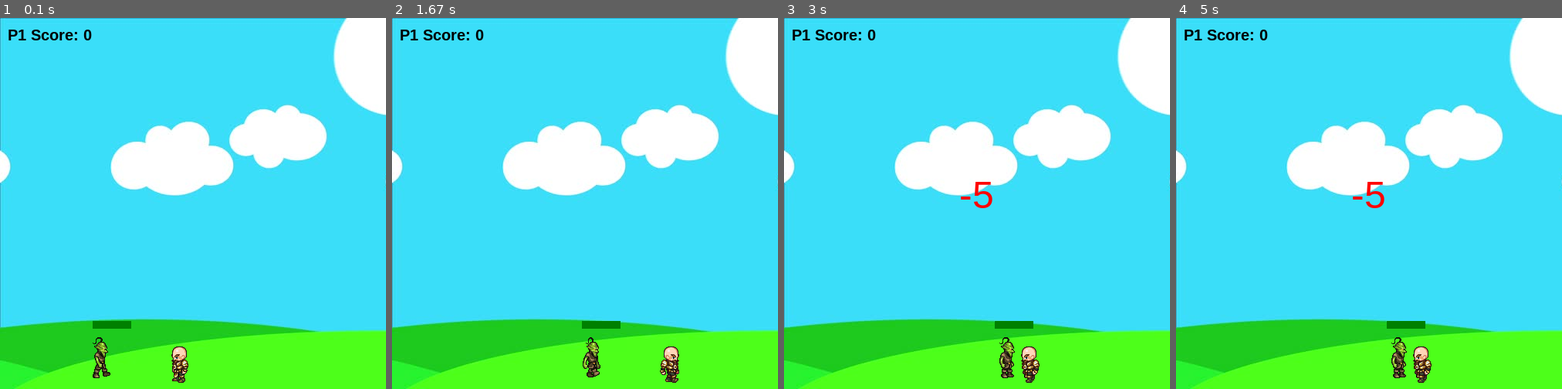
Above: before the commit, frames 1-4 (left to right).
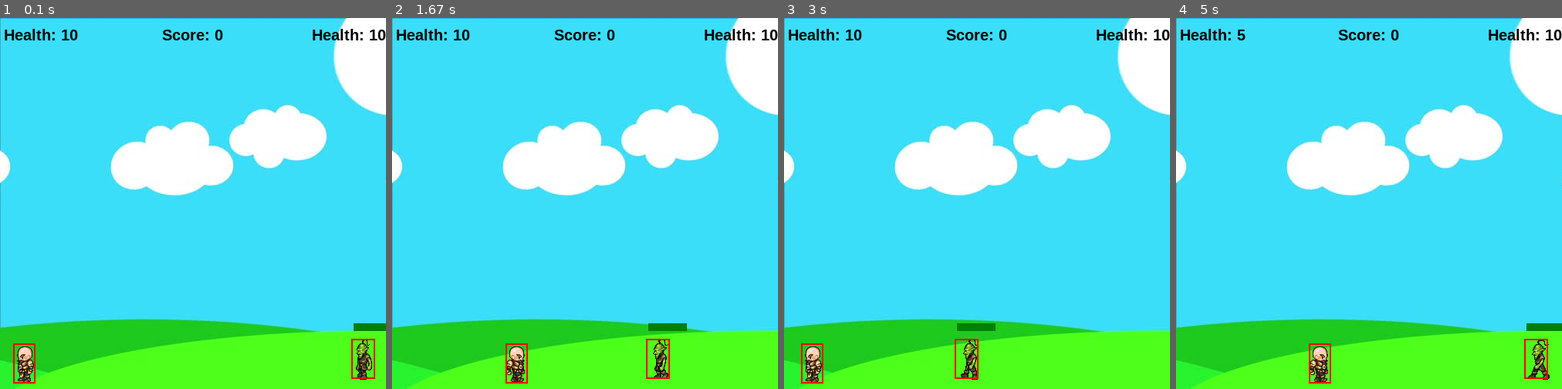
Above: after the commit, the same moments.

Repository: Ch4uwa/pyGame
Game: pygame game, started from game_1/game_1.py
Two runs of this game, one before a commit and one after it. Both use one fixed random seed, a clock stepped at 60 frames per second and the inputs below.
Inputs:
- Up to frame 1 (0.1 s): no input
- Up to frame 2 (1.67 s): hold Right 0.33-0.8 s; hold Up 0.83-1.13 s; hold Right 1.17-1.63 s
- Up to frame 3 (3 s): hold Left 1.67-2.2 s; hold Left 2.23-2.63 s; tap Space at 2.67 s
- Up to frame 4 (5 s): hold Up 3-3.37 s; hold Right 3.4-4.03 s; hold Left 4.07-4.53 s; hold Right from 4.57 s (still down)

The runs differ from the first frame. In frame 1, 2.8% of the frame differs, in the area x 1-100%, y 2-99%; in frame 2, 2.8%; in frame 3, 3.0%; in frame 4, 3.0%.

Commit message:
update sync

Diff:
--- a/game_1/game_1.py
+++ b/game_1/game_1.py
@@ -1,4 +1,5 @@
 import pygame
+import random
 pygame.init()
 
 
@@ -22,6 +23,7 @@
 
 
 class player:
+
     walkRight = [pygame.image.load('res/player/R1.png'),
                  pygame.image.load('res/player/R2.png'),
                  pygame.image.load('res/player/R3.png'),
@@ -43,6 +45,7 @@
                 pygame.image.load('res/player/L9.png')]
 
     def __init__(self, pos_x, pos_y, width, height):
+        self.name = "Berra"
         self.width = width
         self.height = height
         self.pos_x = pos_x
@@ -55,46 +58,67 @@
         self.jumpHight = 10
         self.standing = True
         self.hitbox = (self.pos_x + 17, self.pos_y + 11, 29, 52)
-
-    score = 0
-
-    def hit(self):
-        self.pos_x = 60
+        self.dead = False
+        self.health = 10
+
+    def resetPos(self):
+        self.pos_x = (0 + self.width / 2)
         self.pos_y = 410
         self.walkCount = 0
+
+    def hit(self):
         font1 = pygame.font.SysFont("arial", 50)
         text = font1.render("-5", 1, (255, 0, 0))
         window.blit(text, (250 - (text.get_width() / 2), 200))
         pygame.display.update()
-        i = 0
-        while i < 300:
-            pygame.time.delay(10)
-            i += 1
-            for event in pygame.event.get():
-                if event.type == pygame.QUIT:
-                    i = 301
-                    pygame.quit()
+        enemies[0].resetPos()
+        self.health -= 5
+        pygame.time.wait(500)
+
+        if self.health <= 0:
+            self.dead = True
+            self.text1 = font1.render("GAME OVER!", 1, (255, 0, 0))
+            window.blit(self.text1, ((screen_width / 2) -
+                                     (self.text1.get_width() / 2),
+                                     (screen_height / 2)))
+            pygame.display.update()
+            save("savedgame.txt")
+            pygame.time.wait(2000)
+            self.health = 10
+            self.resetPos()
+            self.walkCount = 0
+            self.dead = False
+            enemies[0].resetPos()
+            enemies[0].vel = 3
 
     def draw(self, window):
-        if self.walkCount + 1 >= 27:
-            self.walkCount = 0
-
-        if not(self.standing):
-            if self.left:
-                window.blit(self.walkLeft[self.walkCount // 3],
-                            (self.pos_x, self.pos_y))
-                self.walkCount += 1
-            elif self.right:
-                window.blit(self.walkRight[self.walkCount // 3],
-                            (self.pos_x, self.pos_y))
-                self.walkCount += 1
-        else:
-            if self.right:
-                window.blit(self.walkRight[0], (self.pos_x, self.pos_y))
+        if not self.dead:
+            if self.walkCount + 1 >= 27:
+                self.walkCount = 0
+
+            if not(self.standing):
+                if self.left:
+                    window.blit(self.walkLeft[self.walkCount // 3],
+                                (self.pos_x, self.pos_y))
+                    self.walkCount += 1
+                elif self.right:
+                    window.blit(self.walkRight[self.walkCount // 3],
+                                (self.pos_x, self.pos_y))
+                    self.walkCount += 1
             else:
-                window.blit(self.walkLeft[0], (self.pos_x, self.pos_y))
-        self.hitbox = (self.pos_x + 17, self.pos_y + 11, 29, 52)
-        # pygame.draw.rect(window, (255, 0, 0), self.hitbox, 2)
+                if self.right:
+                    window.blit(self.walkRight[0], (self.pos_x, self.pos_y))
+                else:
+                    window.blit(self.walkLeft[0], (self.pos_x, self.pos_y))
+
+            self.hitbox = (self.pos_x + 17, self.pos_y + 11, 29, 52)
+            pygame.draw.rect(window, (255, 0, 0), self.hitbox, 2)
+
+
+def save(filename):
+    with open(filename, 'w') as f:
+        f.write(p1.name + ";" + "Score" + str(enemies[0].deaths) +
+                ";" + "Enemy speed" + ";" + str(abs(enemies[0].vel)))
 
 
 class enemy:
@@ -122,11 +146,11 @@
                 pygame.image.load('res/enemy/L10E.png'),
                 pygame.image.load('res/enemy/L11E.png')]
 
-    def __init__(self, pos_x, pos_y, width, height, end):
+    def __init__(self, pos_x, pos_y, end):
         self.pos_x = pos_x
         self.pos_y = pos_y
-        self.width = width
-        self.height = height
+        self.width = 64
+        self.height = 64
         self.end = end
         self.path = [self.pos_x, self.end]
         self.walkCount = 0
@@ -134,6 +158,12 @@
         self.hitbox = (self.pos_x + 17, self.pos_y + 2, 31, 57)
         self.health = 10
         self.visible = True
+        self.deaths = 0
+
+    def resetPos(self):
+        self.pos_x = (screen_width - self.width / 2)
+        self.pos_y = 410
+        self.walkCount = 0
 
     def draw(self, window):
         self.move()
@@ -141,30 +171,36 @@
             if self.walkCount + 1 >= 33:
                 self.walkCount = 0
 
-        if self.vel > 0:
-            window.blit(self.walkRight[self.walkCount // 3],
-                        (self.pos_x, self.pos_y))
-            self.walkCount += 1
-        else:
-            window.blit(self.walkLeft[self.walkCount // 3],
-                        (self.pos_x, self.pos_y))
-            self.walkCount += 1
-        pygame.draw.rect(window, (255, 0, 0), (self.hitbox[0], self.hitbox[1] -
-                                               20, 50, 10))
-        pygame.draw.rect(window, (0, 128, 0), (self.hitbox[0], self.hitbox[1] -
-                                               20, 50 - (5 * (10 - self.health)), 10))
-        self.hitbox = (self.pos_x + 17, self.pos_y + 2, 31, 57)
-        # pygame.draw.rect(window, (255, 0, 0), self.hitbox, 2)
+            if self.vel > 0:
+                window.blit(self.walkRight[self.walkCount // 3],
+                            (self.pos_x, self.pos_y))
+                self.walkCount += 1
+            else:
+                window.blit(self.walkLeft[self.walkCount // 3],
+                            (self.pos_x, self.pos_y))
+                self.walkCount += 1
+
+            # Healthbar
+            pygame.draw.rect(window, (255, 0, 0),
+                             (self.hitbox[0], self.hitbox[1] -
+                              20, 50, 10))
+
+            pygame.draw.rect(window, (0, 128, 0),
+                             (self.hitbox[0], self.hitbox[1] -
+                              20, (5 * self.health), 10))
+
+            self.hitbox = (self.pos_x + 22, self.pos_y + 5, 31, 52)
+            pygame.draw.rect(window, (255, 0, 0), self.hitbox, 2)
 
     def move(self):
         if self.vel > 0:
-            if self.pos_x + self.vel < self.path[1]:
+            if self.pos_x + self.vel < self.path[0]:
                 self.pos_x += self.vel
             else:
                 self.vel = self.vel * -1
                 self.walkCount = 0
         else:
-            if self.pos_x - self.vel > self.path[0]:
+            if self.pos_x - self.vel > self.path[1]:
                 self.pos_x += self.vel
             else:
                 self.vel = self.vel * -1
@@ -172,11 +208,27 @@
 
     def hit(self):
         hitSound.play()
-        p1.score += 1
         if self.health > 0:
             self.health -= 1
-        else:
+        elif self.health <= 0:
             self.visible = False
+            self.pos_x = (screen_width - self.width / 2)
+            self.deaths += 1
+            p1.health += 1
+
+            i = 0
+            while i < 300:
+                pygame.time.wait(10)
+                i += 1
+                for event in pygame.event.get():
+                    if event.type == pygame.QUIT:
+                        i = 301
+                        pygame.quit()
+
+            self.visible = True
+            self.health = 10
+            self.health += self.deaths
+            self.vel += self.deaths
 
 
 class projectile:
@@ -193,8 +245,9 @@
                            (self.pos_x, self.pos_y), self.radius)
 
 
-p1 = player(200, 410, 64, 64)
-e1 = enemy(100, 410, 64, 64, 450)
+p1 = player(0, 410, 64, 64)
+enemies = []
+enemies.append(enemy((screen_width - 64), 410, 0))
 shootLoop = 0
 run = True
 bullets = []
@@ -203,43 +256,52 @@
 def redrawGamewindowdow():
     window.blit(bg, (0, 0))
     p1.draw(window)
-    e1.draw(window)
-    text = font.render("P1 Score: " + str(p1.score), 1, (0, 0, 0))
-    window.blit(text, (10, 10))
+    for e in enemies:
+        e.draw(window)
+    time = font.render("Score: " + str(enemies[0].deaths),
+                       1, (0, 0, 0))
+    text = font.render("Health: " + str(p1.health), 1, (0, 0, 0))
+    window.blit(text, (5, 10))
+    text1 = font.render("Health: " + str(enemies[0].health), 1, (0, 0, 0))
+    window.blit(text1, ((screen_width - text1.get_width()), 10))
+    window.blit(time, ((screen_width/2) - (time.get_width() / 2), 10))
+
     for bullet in bullets:
         bullet.draw(window)
 
     pygame.display.update()
 
 
-while run:  # Mainloop
+# Mainloop
+while run:
     clock.tick(27)
-
-    if (p1.hitbox[1] < e1.hitbox[1] + e1.hitbox[3] and p1.hitbox[1] +
-            p1.hitbox[3] > e1.hitbox[1]):
-        if (p1.hitbox[0] + p1.hitbox[2] > e1.hitbox[0] and
-                p1.hitbox[0] < e1.hitbox[0] + e1.hitbox[2]):
+    # pygame.time.get_ticks()
+# Check collision if enemy touches player
+    if (p1.hitbox[1] < enemies[0].hitbox[1] + enemies[0].hitbox[3] and
+            p1.hitbox[1] + p1.hitbox[3] > enemies[0].hitbox[1]):
+        if (p1.hitbox[0] + p1.hitbox[2] > enemies[0].hitbox[0] and
+                p1.hitbox[0] < enemies[0].hitbox[0] + enemies[0].hitbox[2]):
             p1.hit()
-            p1.score -= 5
-
-    # control how fast you shoot
+
+# control how fast you shoot
     if shootLoop > 0:
         shootLoop += 1
-    if shootLoop > 3:
+    if shootLoop > 2:
         shootLoop = 0
 
     for event in pygame.event.get():
         if event.type == pygame.QUIT:
             run = False
 
+# Check for bullet collision on enemy
     for bullet in bullets:
-        if (bullet.pos_y - bullet.radius < e1.hitbox[1] + e1.hitbox[3] and
-                bullet.pos_y + bullet.radius > e1.hitbox[1]):
-            if (bullet.pos_x + bullet.radius > e1.hitbox[0] and
+        if (bullet.pos_y - bullet.radius < enemies[0].hitbox[1] + enemies[0].hitbox[3] and
+                bullet.pos_y + bullet.radius > enemies[0].hitbox[1]):
+            if (bullet.pos_x + bullet.radius > enemies[0].hitbox[0] and
                     bullet.pos_x - bullet.radius <
-                    e1.hitbox[0] + e1.hitbox[2]):
-
-                e1.hit()
+                    enemies[0].hitbox[0] + enemies[0].hitbox[2]):
+
+                enemies[0].hit()
                 bullets.pop(bullets.index(bullet))
 
         if bullet.pos_x < screen_width and bullet.pos_x > 0:
@@ -257,6 +319,7 @@
             facing = 1
 
         if len(bullets) < 5:
+            shootLoop += 1
             bullets.append(projectile(
                 round(p1.pos_x + p1.width // 2),
                 round(p1.pos_y + p1.height // 2), 6, (0, 0, 0), facing))
--- /dev/null
+++ b/game_1/savedgame.txt
@@ -0,0 +1 @@
+Berra;Score0;Enemy speed;3
